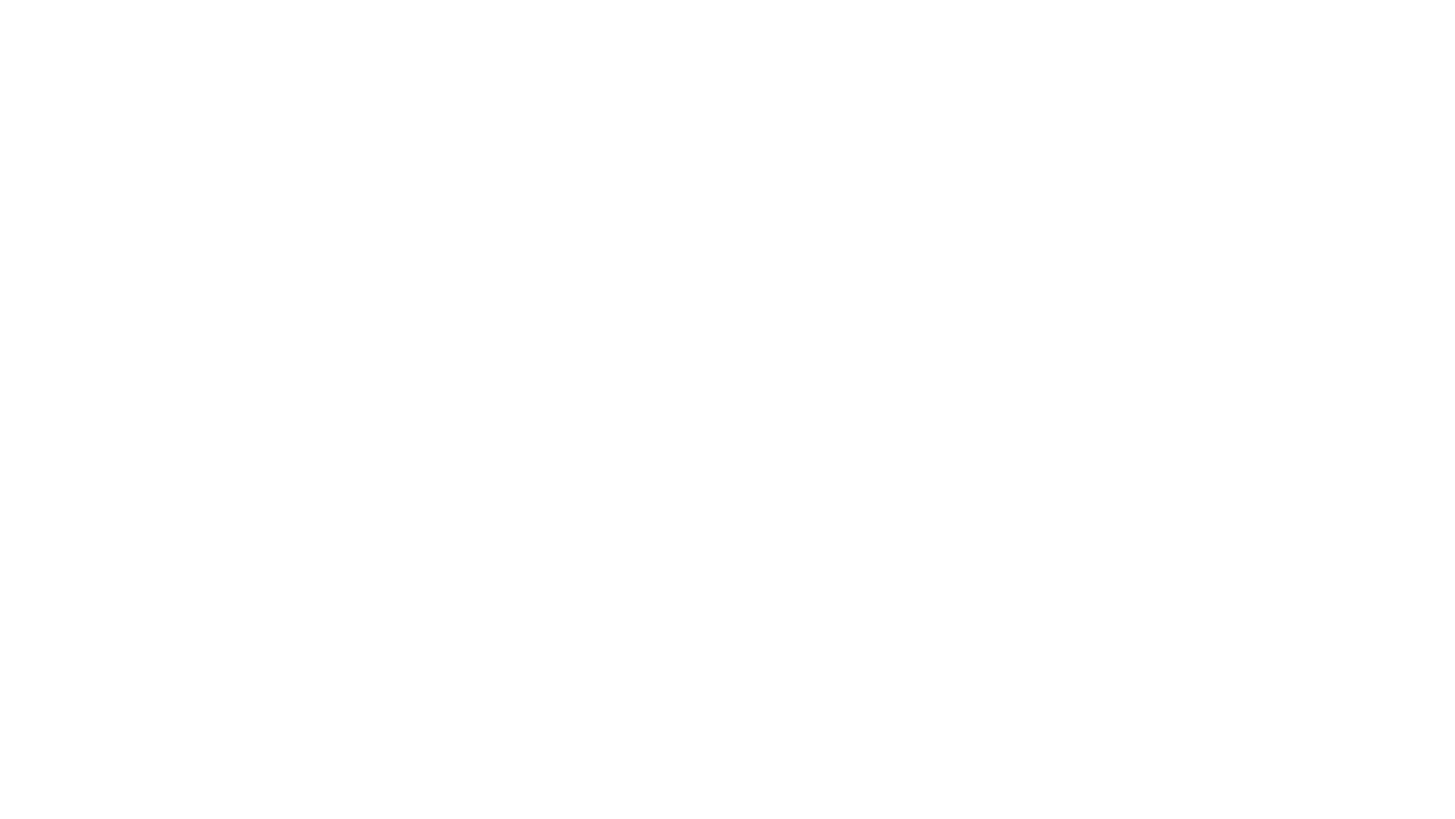
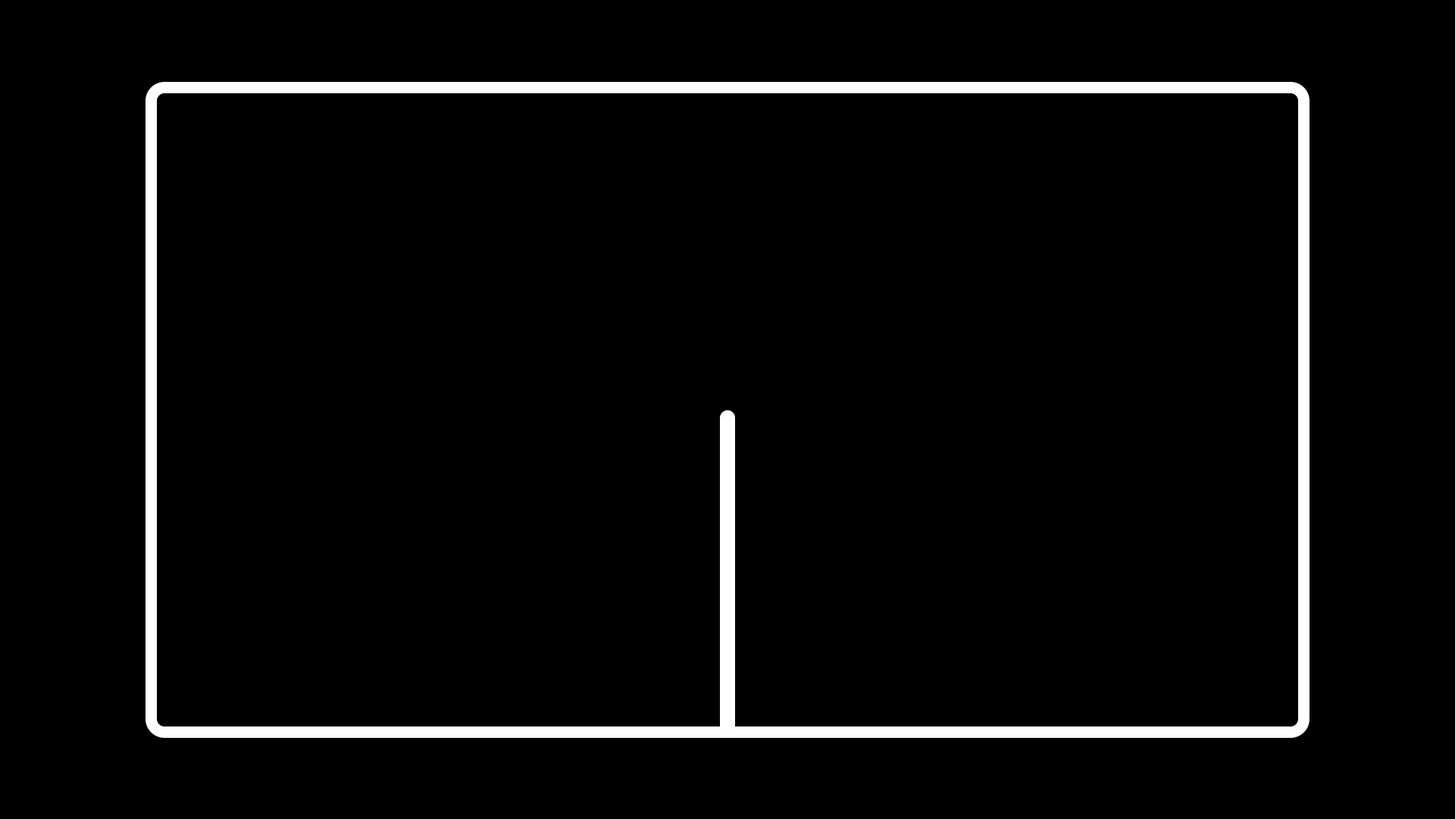
Comparing the layer stacks of the two 1455x819 images. Changes:
showed "Background" over [0, 0, 1455, 819]
